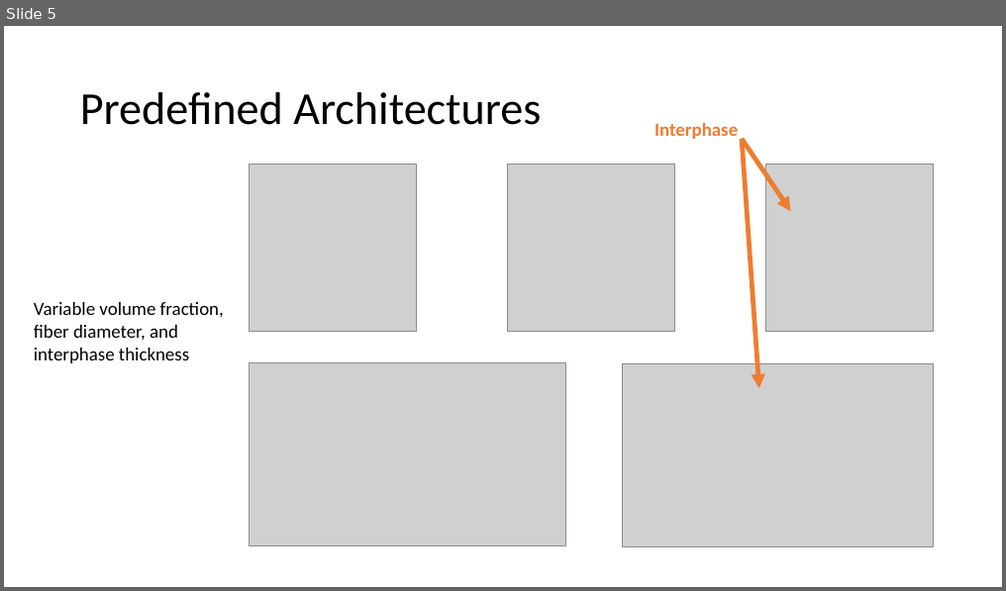
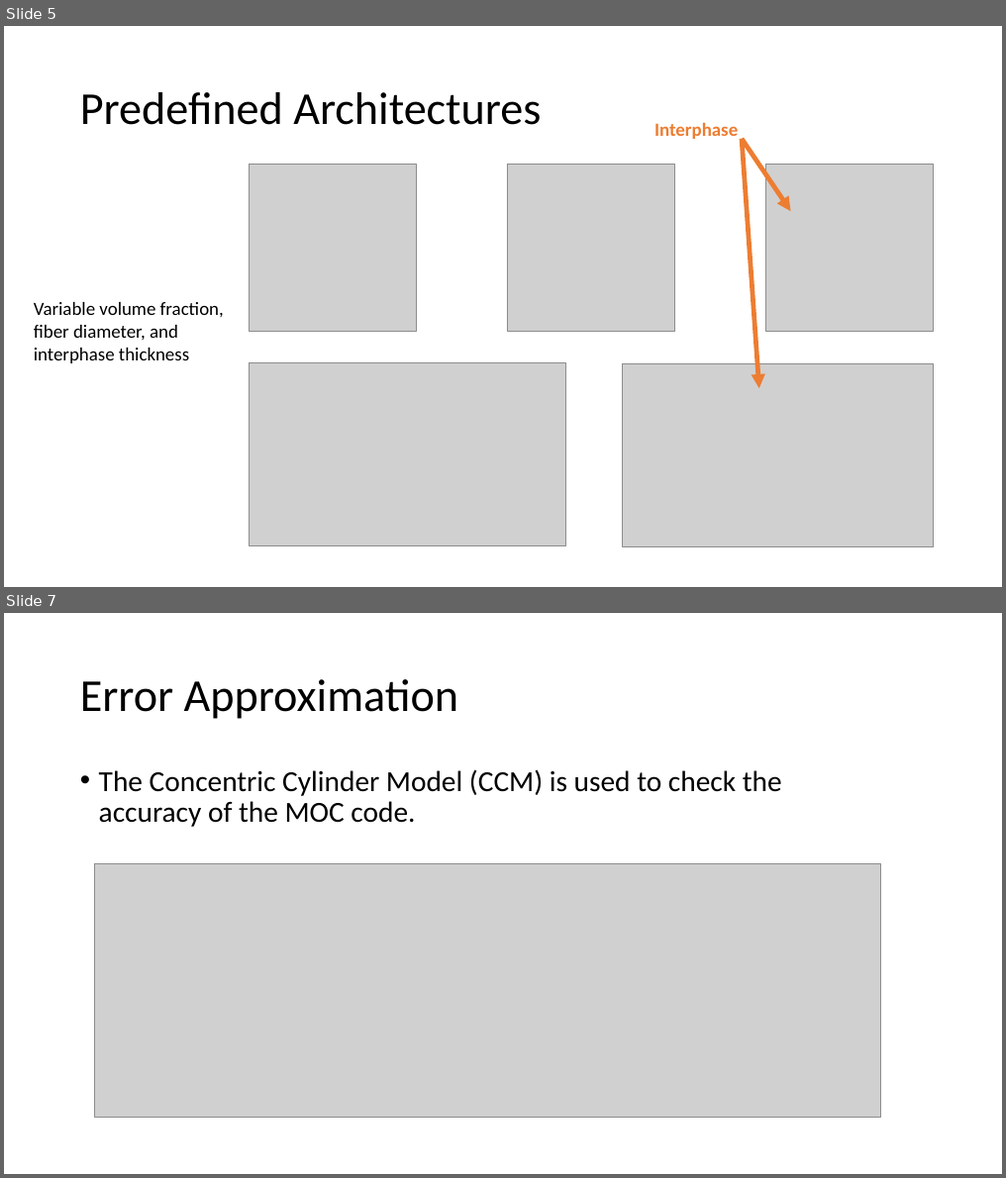
Before and after one commit to nahernz/Method_of_Cells, a slide deck: Generalized Method of Cells (08-01-2014).pptx. Shown one above the other, each under a label of ours: slide 5 before the commit, slides 5 and 7 after it; the slides between them are not shown. The pictures are 1006x591 and 1006x1178 pixels, drawn with LibreOffice and Linux fonts; fonts in the diff are those of the drawing; grey boxes stand for pictures. Boxes give left, top, right and bottom in pixels: in the first picture for what was removed or moved away, otherwise in the second. Text is boxed around its words. In the diff, an @@ line names an element or a change of style, - is before the commit and + after.

```diff
--- a/Generalized Method of Cells (08-01-2014).pptx
+++ b/Generalized Method of Cells (08-01-2014).pptx
@@ slide 7 added at [4,613,1002,1174], background #FFFFFF @@
@@ title added at [80,679,459,719], 44 pt, text #000000 @@
+Error Approximation
@@ text added at [99,769,782,827], 28 pt, text #000000 @@
+• The Concentric Cylinder Model (CCM) is used to check the accuracy of the MOC code.
@@ picture added at [94,864,880,1118] @@
```
Also in this commit, not shown: 1 other slide added, 1 slide removed.
